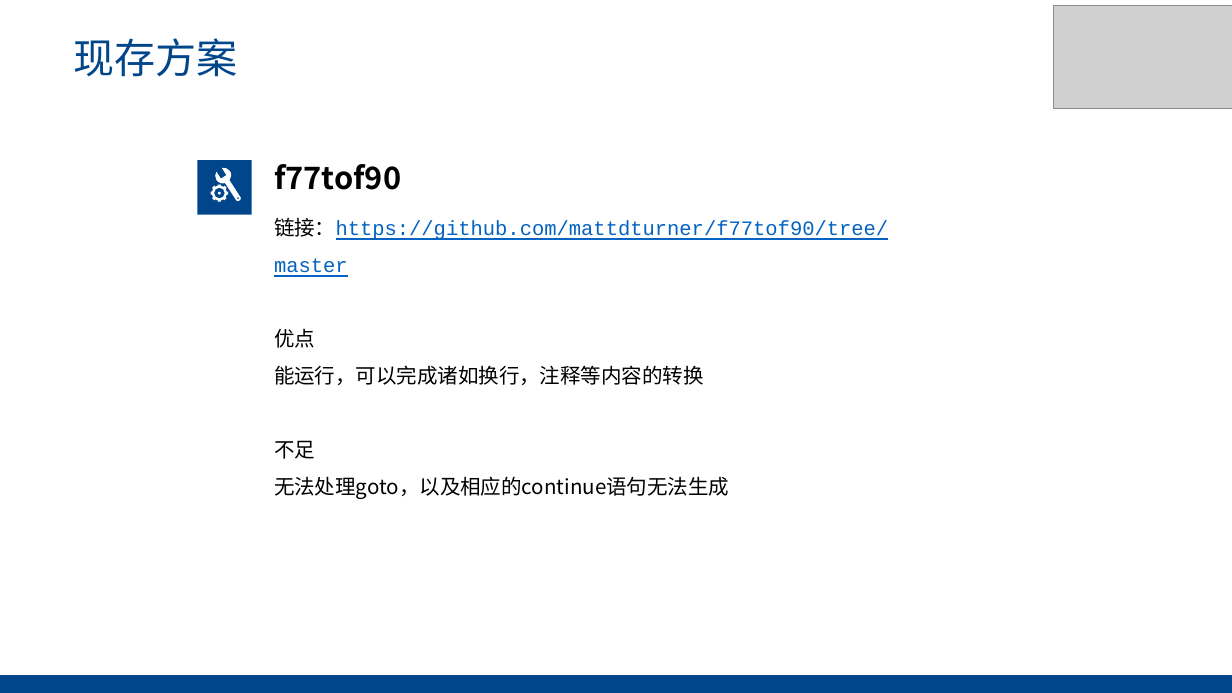
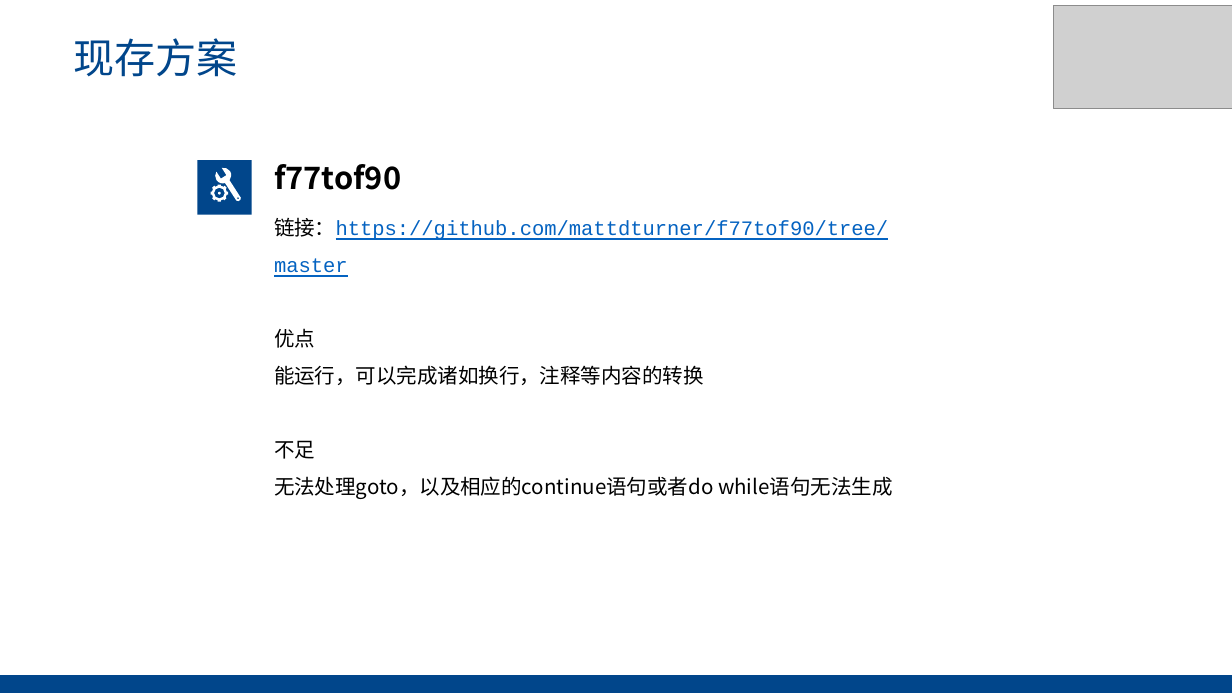
Before and after one commit to zhouyuheng2003/Modernizing-Old-Fortran, a slide deck: slide 8 of 2024.3.26调研报告/Modernizing Old Fortran调研报告.pptx. Drawn at 1232x693 pixels with LibreOffice and Linux fonts; fonts in the diff are those of the drawing; grey boxes stand for pictures. Boxes give left, top, right and bottom in pixels: in the first picture for what was removed or moved away, otherwise in the second. Text is boxed around its words. In the diff, an @@ line names an element or a change of style, - is before the commit and + after.

```diff
--- a/2024.3.26调研报告/Modernizing Old Fortran调研报告.pptx
+++ b/2024.3.26调研报告/Modernizing Old Fortran调研报告.pptx
@@ text at (x1=274, y1=476, x2=892, y2=499): text changed @@
-无法处理goto，以及相应的continue语句无法生成
+无法处理goto，以及相应的continue语句或者do while语句无法生成
```
Also in this commit, not shown: 2 other slides changed, 10 other files.
